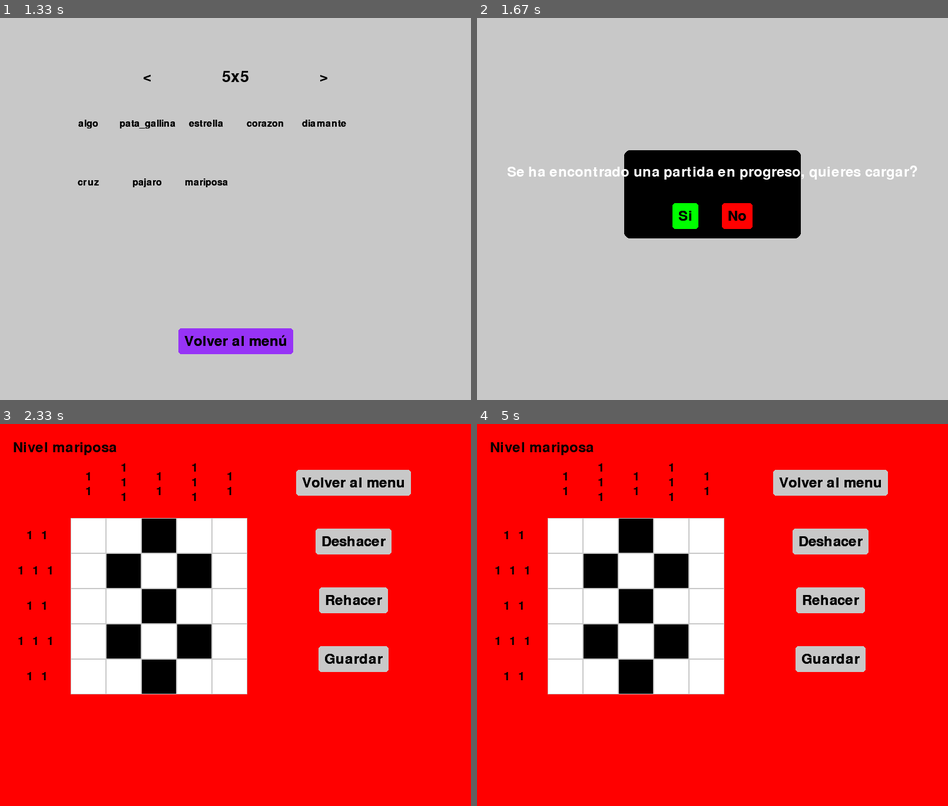
Above: before the commit, frames 1-4 (two rows, left to right).
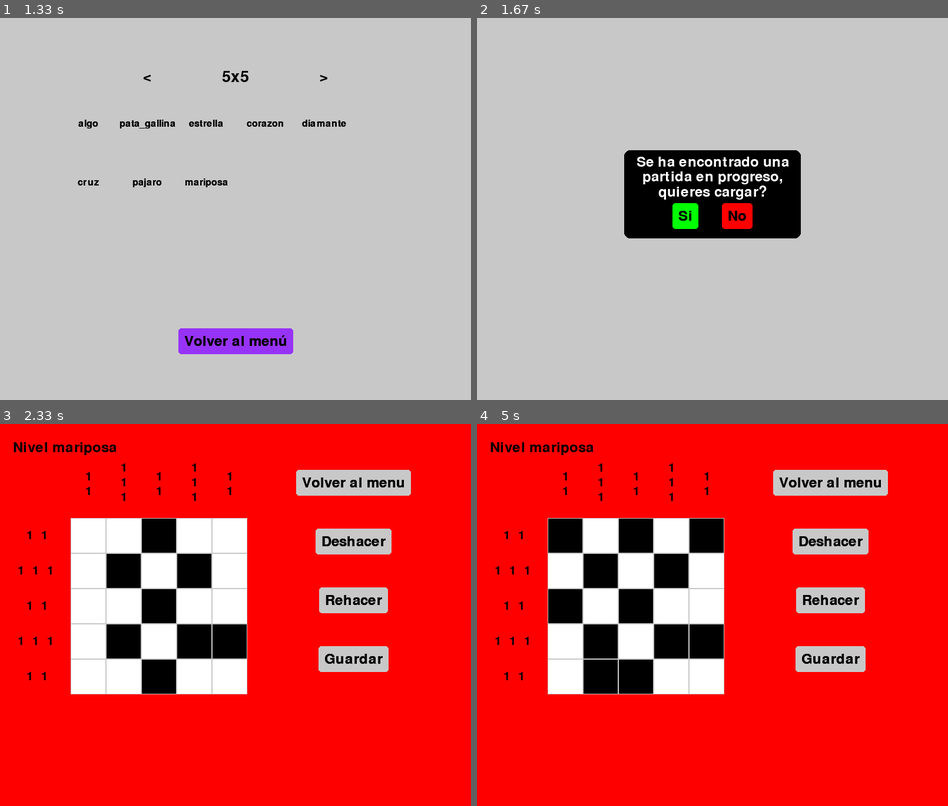
Above: after the commit, the same moments.

Repository: Diego-ipt/Pygame_nonograma
Game: pygame game, started from inicio.py
Same seed, same stepped clock (60 frames per second), same inputs: the game is played once before the commit and once after it.
Inputs (mouse positions are in pixels of both pictures, inside the frame that each line leads up to):
- Up to frame 1 (1.33 s): click (216, 224) at 0.38 s; click "algo" at 0.72 s; click (89, 151) at 1.05 s
- Up to frame 2 (1.67 s): click "mariposa" at 1.38 s
- Up to frame 3 (2.33 s): click "Si" at 1.72 s; click (240, 657) at 2.05 s
- Up to frame 4 (5 s): click (698, 550) at 2.38 s; click (646, 534) at 2.72 s; click (858, 607) at 3.55 s; click (811, 546) at 3.88 s; click (575, 542) at 4.22 s; click (599, 683) at 4.55 s; click (575, 592) at 4.88 s

Frame 1 is identical in both runs. In frame 2, 1.9% of the frame differs, in the area x 6-94%, y 36-48%; in frame 3, 0.6%; in frame 4, 3.2%, in the area x 15-53%, y 24-71%.

Commit message:
Refactorizado todo, falta la ventana de victoria pero los botones estan perfectos

Diff:
--- a/nonograma_core/Elementos_graficos/elementos_menus.py
+++ b/nonograma_core/Elementos_graficos/elementos_menus.py
@@ -49,7 +49,7 @@
             self.curr_color = self.base_color
 
 class PopUp:
-    def __init__(self, pos, size, message, font, base_color, text_color, border_radius=10):
+    def __init__(self, pos, size, message, font, base_color, text_color, border_radius=10, padding=20):
         self.x_pos, self.y_pos = pos
         self.width, self.height = size
         self.message = message
@@ -57,6 +57,7 @@
         self.base_color = base_color
         self.text_color = text_color
         self.border_radius = border_radius
+        self.padding = padding
         self.text = self.font.render(self.message, True, self.text_color)
         self.text_rect = self.text.get_rect(center=(self.x_pos, self.y_pos - size[1] // 4))  # Texto en la parte superior
         self.rect = pygame.Rect(
@@ -65,6 +66,31 @@
         self.is_active = False
         self.buttons = []
 
+        self.lines = self._wrap_text()
+
+    def _wrap_text(self):
+        words = self.message.split(' ')
+        lines = []
+        current_line = ""
+
+        for word in words:
+            # Prueba añadir la palabra a la línea actual
+            test_line = f"{current_line} {word}".strip()
+            line_width, _ = self.font.size(test_line)
+
+            if line_width + self.padding * 2 <= self.width:
+                current_line = test_line
+            else:
+                # La línea actual está llena; agrega y empieza una nueva
+                lines.append(current_line)
+                current_line = word
+
+        # Agrega la última línea si hay texto
+        if current_line:
+            lines.append(current_line)
+
+        return lines
+
     def add_button(self, button):
         self.buttons.append(button)
         self.arrange_buttons()
@@ -72,8 +98,16 @@
     def update(self, screen):
 
         pygame.draw.rect(screen, self.base_color, self.rect, border_radius=self.border_radius)
-        screen.blit(self.text, self.text_rect)
 
+        line_height = self.font.size("Tg")[1]  # Altura de una línea de texto
+        start_y = self.rect.top + self.padding
+
+        for i, line in enumerate(self.lines):
+            line_surface = self.font.render(line, True, self.text_color)
+            line_rect = line_surface.get_rect(center=(self.x_pos, start_y + i * line_height))
+            screen.blit(line_surface, line_rect)
+
+        # Dibujar los botones
         for button in self.buttons:
             button.update(screen)
 
--- a/nonograma_core/Ventanas/VentanaElegirPartida.py
+++ b/nonograma_core/Ventanas/VentanaElegirPartida.py
@@ -89,7 +89,7 @@
 
                         if self.boton_no.checkInput(menu_mouse_pos):
                             self.popup_guardado.desactivar()
-                            return 'elegir_partida'
+                            return self.iniciar_juego(self.game)
             else:
                 for boton in [self.boton_izq, self.boton_der, self.boton_volver]:
                     boton.changeColor(menu_mouse_pos)
--- a/nonograma_core/Ventanas/VentanaNonogramaGame.py
+++ b/nonograma_core/Ventanas/VentanaNonogramaGame.py
@@ -24,12 +24,13 @@
             texto_nivel = f"Nivel {self.nombre_nivel}"
             mostrar_texto(texto_nivel, NEGRO, self.pantalla, 110, 40, fuente=pygame.font.SysFont(None, 35))
             menu_mouse_pos = pygame.mouse.get_pos()
+            eventos = pygame.event.get()
 
             for boton in [self.boton_volver, self.boton_deshacer, self.boton_rehacer, self.boton_guardar]:
                 boton.changeColor(menu_mouse_pos)
                 boton.update(self.pantalla)
 
-            for evento in pygame.event.get():
+            for evento in eventos:
                 if evento.type == pygame.QUIT:
                     pygame.quit()
                     exit()
@@ -69,7 +70,7 @@
 
 
             # Correr lógica del juego
-            if self.game.run(self.pantalla, *game_position, pygame.event.get()):
+            if self.game.run(self.pantalla, *game_position, eventos):
                 self.running = False
                 return 'ventana_victoria'
 
